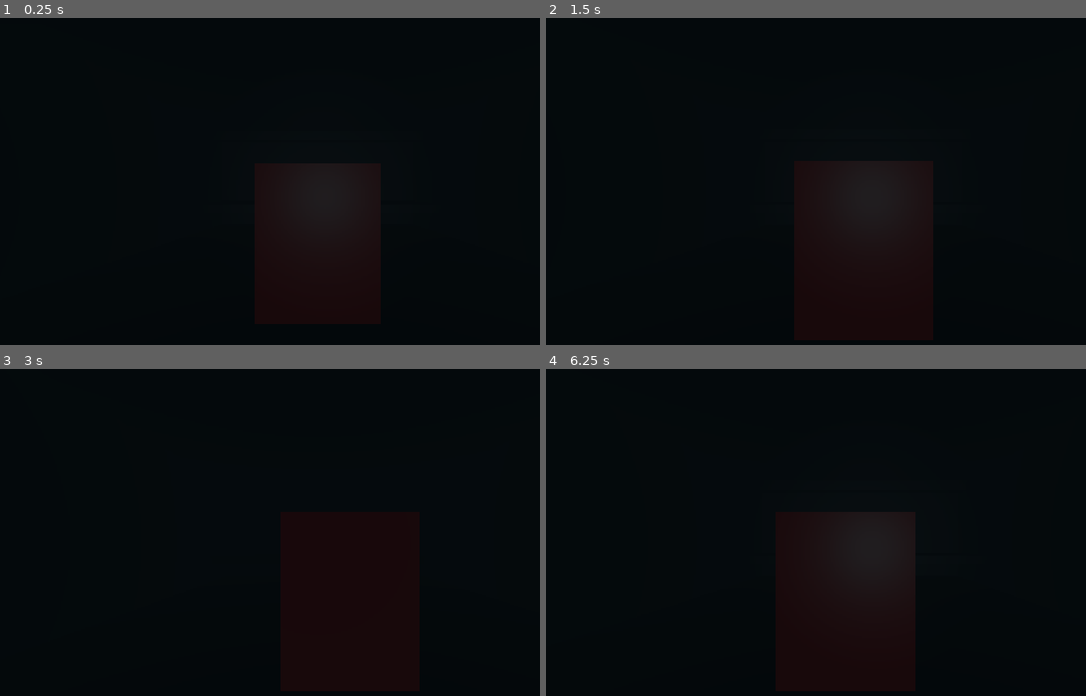
Above: before the commit, frames 1-4 (two rows, left to right).
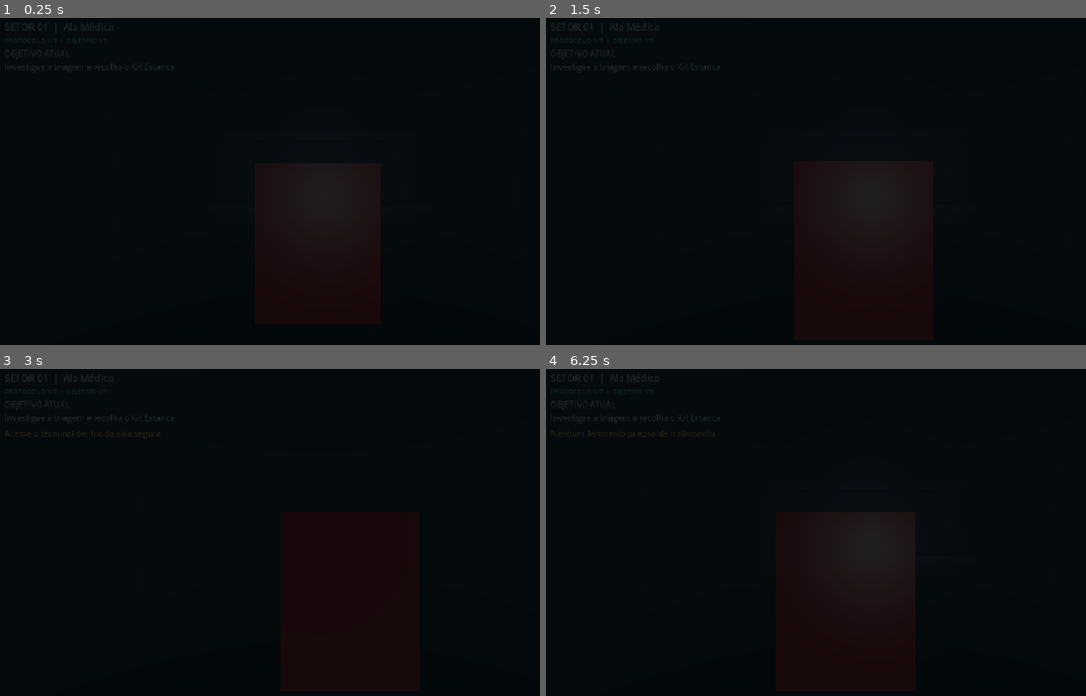
Above: after the commit, the same moments.

Repository: Dracko8891/NEWBORN
Game: Godot game, scene res://scenes/main.tscn
Same seed, same stepped clock (60 frames per second), same inputs: the game is played once before the commit and once after it.
Inputs (mouse positions are in pixels of both pictures, inside the frame that each line leads up to):
- Up to frame 1 (0.25 s): no input
- Up to frame 2 (1.5 s): tap Enter at 0.5 s; move the mouse to (853, 197) at 0.52 s; hold C (crouch) 0.53-1.28 s; hold W (move_forward) from 0.53 s (still down); tap Space at 1.25 s; move the mouse to (913, 194) at 1.27 s; tap X (dynamo) at 1.35 s
- Up to frame 3 (3 s): tap Enter at 2 s; move the mouse to (270, 539) at 2.02 s; hold L (flashlight) 2.03-2.78 s; tap Space at 2.75 s; move the mouse to (324, 542) at 2.77 s; release W (move_forward) at 2.78 s; hold A (move_left) from 2.78 s (still down); tap F (interact) at 2.85 s
- Up to frame 4 (6.25 s): move the mouse to (837, 535) at 3.52 s; release A (move_left) at 3.53 s; hold Shift (sprint) 3.53-4.28 s; hold W (move_forward) 3.53-5.78 s; tap Enter at 4.25 s; move the mouse to (897, 542) at 4.27 s; tap B (use_battery) at 4.35 s; tap Space at 5 s; move the mouse to (832, 545) at 5.02 s; hold H (use_medical) 5.03-5.78 s; move the mouse to (880, 535) at 5.77 s; hold D (move_right) from 5.78 s (still down); tap C (crouch) at 5.85 s

The runs differ from the first frame. In frame 1, less than 0.1% of the frame differs, in the area x 2-30%, y 1-16%; in frame 2, less than 0.1%; in frame 3, less than 0.1%, in the area x 2-30%, y 1-21%; in frame 4, less than 0.1%.

Commit message:
Add chapter HUD, mission signage and chapter-specific quest pickups

Diff:
--- a/chapters/campaign_level.gd
+++ b/chapters/campaign_level.gd
@@ -11,6 +11,10 @@
 	# The main scene is the resume entry point; continue from the saved chapter.
 	if chapter_number == 1 and GameState.chapter > 1:
 		chapter_number = GameState.chapter
+	var campaign_hud := CanvasLayer.new()
+	campaign_hud.name = "CampaignHUD"
+	campaign_hud.set_script(load("res://scripts/campaign_hud.gd"))
+	add_child(campaign_hud)
 	CampaignDirector.begin_chapter(chapter_number)
 	_build_sector()
 	_build_chapter_landmarks()
@@ -96,6 +100,14 @@
 		marker.mesh = sphere
 		marker.material_override = MAT_ALERT
 		trigger.add_child(marker)
+		var objective_sign := Label3D.new()
+		objective_sign.name = "ObjectiveSign"
+		objective_sign.text = "OBJ %02d" % (i + 1)
+		objective_sign.position = Vector3(0, 0.9, 0)
+		objective_sign.font_size = 30
+		objective_sign.billboard = BaseMaterial3D.BILLBOARD_ENABLED
+		objective_sign.modulate = Color(0.45, 0.95, 0.9)
+		trigger.add_child(objective_sign)
 
 func _spawn_hunter() -> void:
 	var hunter_scene := load("res://ai/newborn_hunter.tscn")
@@ -224,19 +236,72 @@
 
 
 func _build_supply_pickups() -> void:
-	var supplies: Array[Dictionary] = [
-		{"id": "kit_estanca", "label": "Kit Estanca", "position": Vector3(-5.5, 0.8, 5.0)},
-		{"id": "battery", "label": "Bateria de lanterna", "position": Vector3(5.5, 0.8, -5.0)}
-	]
-	for supply in supplies:
+	var supplies: Array[Dictionary] = []
+	match chapter_number:
+		1:
+			supplies = [
+				{"id":"kit_estanca","label":"Kit Estanca","position":Vector3(-5.5,0.8,5.0),"consumable":true},
+				{"id":"battery","label":"Bateria de lanterna","position":Vector3(5.5,0.8,-5.0),"consumable":true},
+				{"id":"supervisor_badge","label":"Crachá Supervisor","position":Vector3(5.5,0.8,10.0)},
+				{"id":"pin_note_0719","label":"Anotação do PIN 0719","position":Vector3(-5.5,0.8,-2.0)}
+			]
+		2:
+			supplies = [
+				{"id":"kit_estanca","label":"Kit Estanca","position":Vector3(-5.5,0.8,5.0),"consumable":true},
+				{"id":"battery","label":"Bateria de lanterna","position":Vector3(5.5,0.8,-5.0),"consumable":true},
+				{"id":"calibration_chip_east","label":"Chip de Calibração Leste","position":Vector3(-5.5,0.8,12.0)},
+				{"id":"calibration_chip_west","label":"Chip de Calibração Oeste","position":Vector3(5.5,0.8,2.0)},
+				{"id":"dielectric_key","label":"Chave Dielétrica","position":Vector3(-5.5,0.8,-20.0)}
+			]
+		3:
+			supplies = [
+				{"id":"kit_estanca","label":"Kit Estanca","position":Vector3(-5.5,0.8,5.0),"consumable":true},
+				{"id":"battery","label":"Bateria de lanterna","position":Vector3(5.5,0.8,-5.0),"consumable":true},
+				{"id":"uv_flare","label":"Sinalizador UV","position":Vector3(-5.5,0.8,12.0),"consumable":true},
+				{"id":"alpha_chip","label":"Chip Alpha","position":Vector3(-6.0,0.8,-18.0)},
+				{"id":"tricorder_upgrade","label":"Módulo Tricorder Nv2","position":Vector3(5.5,0.8,-20.0)}
+			]
+		4:
+			supplies = [
+				{"id":"kit_estanca","label":"Kit Estanca","position":Vector3(-5.5,0.8,5.0),"consumable":true},
+				{"id":"battery","label":"Bateria de lanterna","position":Vector3(5.5,0.8,-5.0),"consumable":true},
+				{"id":"gas_mask","label":"Máscara de Gás","position":Vector3(-5.5,0.8,12.0)},
+				{"id":"nitro_sterile","label":"Nitro-Estéril","position":Vector3(5.5,0.8,12.0),"consumable":true},
+				{"id":"nitro_sterile","label":"Nitro-Estéril","position":Vector3(6.5,0.8,12.0),"consumable":true},
+				{"id":"acid_buffer","label":"Ácido Tampão","position":Vector3(-5.5,0.8,-5.0),"consumable":true},
+				{"id":"enzyme","label":"Enzima de Síntese","position":Vector3(5.5,0.8,-18.0),"consumable":true},
+				{"id":"enzyme","label":"Enzima de Síntese","position":Vector3(6.5,0.8,-18.0),"consumable":true},
+				{"id":"enzyme","label":"Enzima de Síntese","position":Vector3(7.5,0.8,-18.0),"consumable":true},
+				{"id":"beta_chip","label":"Chip Beta","position":Vector3(6.0,0.8,-25.0)}
+			]
+		5:
+			supplies = [
+				{"id":"kit_estanca","label":"Kit Estanca","position":Vector3(-5.5,0.8,5.0),"consumable":true},
+				{"id":"battery","label":"Bateria de lanterna","position":Vector3(5.5,0.8,-5.0),"consumable":true},
+				{"id":"gamma_chip","label":"Chip Gamma","position":Vector3(-6.0,0.8,-25.0)},
+				{"id":"electric_arc","label":"Arco Elétrico","position":Vector3(6.0,0.8,10.0)}
+			]
+		6:
+			supplies = [
+				{"id":"kit_estanca","label":"Kit Estanca","position":Vector3(-5.5,0.8,5.0),"consumable":true},
+				{"id":"battery","label":"Bateria de lanterna","position":Vector3(5.5,0.8,-5.0),"consumable":true},
+				{"id":"omega_master_card","label":"Cartão Mestre Ômega","position":Vector3(-6.0,0.8,-27.0)}
+			]
+		7:
+			supplies = [
+				{"id":"kit_estanca","label":"Kit Estanca","position":Vector3(-5.5,0.8,5.0),"consumable":true},
+				{"id":"battery","label":"Bateria de lanterna","position":Vector3(5.5,0.8,-5.0),"consumable":true}
+			]
+	for index in range(supplies.size()):
+		var supply: Dictionary = supplies[index]
 		var pickup := Area3D.new()
-		pickup.name = "Pickup_" + str(supply.id)
+		pickup.name = "Pickup_%s_%02d" % [str(supply.id), index + 1]
 		pickup.position = supply.position
 		pickup.set_script(load("res://scripts/item_pickup.gd"))
 		pickup.set("item_id", str(supply.id))
 		pickup.set("display_name", str(supply.label))
-		pickup.set("is_consumable", true)
-		pickup.set("pickup_id", "c%d_%s" % [chapter_number, str(supply.id)])
+		pickup.set("is_consumable", bool(supply.get("consumable", false)))
+		pickup.set("pickup_id", "c%d_%s_%02d" % [chapter_number, str(supply.id), index + 1])
 		add_child(pickup)
 		var pickup_collision := CollisionShape3D.new()
 		var pickup_shape := SphereShape3D.new()
@@ -247,7 +312,7 @@
 		var marker_mesh := BoxMesh.new()
 		marker_mesh.size = Vector3(0.45, 0.45, 0.45)
 		marker.mesh = marker_mesh
-		marker.material_override = MAT_ALERT if str(supply.id) == "kit_estanca" else MAT_FLOOR
+		marker.material_override = MAT_ALERT if str(supply.id) in ["kit_estanca", "gas_mask", "omega_master_card"] else MAT_FLOOR
 		pickup.add_child(marker)
 
 func _build_hide_spots() -> void:
@@ -283,7 +348,7 @@
 		spot.add_child(collision)
 
 
-func _add_puzzle_station(id: String, label: String, instructions: String, choices: Array[String], solution: Array[String], position: Vector3, flag: String = "") -> void:
+func _add_puzzle_station(id: String, label: String, instructions: String, choices: Array[String], solution: Array[String], position: Vector3, flag: String = "", required_items: Dictionary = {}) -> void:
 	var station := Area3D.new()
 	station.name = "PuzzleStation_" + id
 	station.position = position
@@ -294,6 +359,7 @@
 	station.set("choices", choices)
 	station.set("solution", solution)
 	station.set("success_flag", flag)
+	station.set("required_items", required_items)
 	add_child(station)
 	var collision := CollisionShape3D.new()
 	var shape := BoxShape3D.new()
@@ -311,29 +377,29 @@
 func _build_chapter_puzzle_stations() -> void:
 	match chapter_number:
 		1:
-			_add_puzzle_station("medical_pin", "FECHADURA 0719", "Use a anotação encontrada na triagem.", ["0", "1", "2", "3", "4", "5", "6", "7", "8", "9"], ["0", "7", "1", "9"], Vector3(-6.5, 1.0, -10.0))
-			_add_puzzle_station("medical_relays", "RELÉS MÉDICOS", "Restaure os dois relés identificados no painel.", ["cyan", "amber"], ["cyan", "amber"], Vector3(6.0, 1.0, -10.0))
+			_add_puzzle_station("medical_pin", "FECHADURA 0719", "Use a anotação encontrada na triagem.", ["0", "1", "2", "3", "4", "5", "6", "7", "8", "9"], ["0", "7", "1", "9"], Vector3(-6.5, 1.0, -10.0), "", {"pin_note_0719":1})
+			_add_puzzle_station("medical_relays", "RELÉS MÉDICOS", "Restaure os dois relés identificados no painel.", ["cyan", "amber"], ["cyan", "amber"], Vector3(6.0, 1.0, -10.0), "", {"supervisor_badge":1})
 		2:
-			_add_puzzle_station("dna_matrix", "MATRIZ DE CALIBRAGEM", "Calibre primeiro o canal Leste e depois o Oeste.", ["east", "west"], ["east", "west"], Vector3(0, 1.0, -8.0))
-			_add_puzzle_station("set_flag", "CAMPO DA ALA LESTE", "Desative o campo magnético para liberar a passagem.", ["desativar"], ["desativar"], Vector3(6.0, 1.0, 8.0), "east_field_disabled")
+			_add_puzzle_station("dna_matrix", "MATRIZ DE CALIBRAGEM", "Calibre primeiro o canal Leste e depois o Oeste.", ["east", "west"], ["east", "west"], Vector3(0, 1.0, -8.0), "", {"calibration_chip_east":1, "calibration_chip_west":1})
+			_add_puzzle_station("set_flag", "CAMPO DA ALA LESTE", "Use a Chave Dielétrica para desativar o campo magnético.", ["desativar"], ["desativar"], Vector3(6.0, 1.0, 8.0), "east_field_disabled", {"dielectric_key":1})
 		3:
 			_add_puzzle_station("therapy_melody", "TERAPIA SONORA", "Reproduza a gravação: Dó, Mi, Sol, Ré, Lá.", ["C", "E", "G", "D", "A"], ["C", "E", "G", "D", "A"], Vector3(0, 1.0, 4.0))
-			_add_puzzle_station("set_flag", "LEITOR DE CHIP ALFA", "Aproxime o chip Alfa e atualize o Tricorder.", ["sincronizar"], ["sincronizar"], Vector3(-6.0, 1.0, -18.0), "alpha_chip_recovered")
+			_add_puzzle_station("set_flag", "LEITOR DE CHIP ALFA", "Sincronize o Chip Alpha e instale o módulo do Tricorder.", ["sincronizar"], ["sincronizar"], Vector3(-6.0, 1.0, -18.0), "alpha_chip_recovered", {"alpha_chip":1, "tricorder_upgrade":1})
 		4:
-			_add_puzzle_station("set_flag", "DRENAGEM DE AMÔNIA", "Abra a linha de purga e confirme a leitura segura.", ["drenar"], ["drenar"], Vector3(0, 1.0, 8.0), "ammonia_fog_drained")
+			_add_puzzle_station("set_flag", "DRENAGEM DE AMÔNIA", "Equipe a Máscara de Gás e abra a linha de purga.", ["drenar"], ["drenar"], Vector3(0, 1.0, 8.0), "ammonia_fog_drained", {"gas_mask":1})
 			_add_puzzle_station("genesis_valves", "GALERIA DE VÁLVULAS", "Ordem de fluxo: Azul → Verde → Vermelha.", ["blue", "green", "red"], ["blue", "green", "red"], Vector3(0, 1.0, -18.0))
-			_add_puzzle_station("set_flag", "CHIP BETA", "Recupere o chip do compartimento drenado.", ["recuperar"], ["recuperar"], Vector3(6.0, 1.0, -25.0), "beta_chip_recovered")
+			_add_puzzle_station("set_flag", "CHIP BETA", "Sincronize o Chip Beta recuperado no compartimento drenado.", ["recuperar"], ["recuperar"], Vector3(6.0, 1.0, -25.0), "beta_chip_recovered", {"beta_chip":1})
 		5:
 			_add_puzzle_station("reactor_shutdown", "PROCEDIMENTO DO REATOR", "Apague as luzes e opere os braços: esquerdo, central, direito.", ["lights_off", "arm_left", "arm_center", "arm_right"], ["lights_off", "arm_left", "arm_center", "arm_right"], Vector3(0, 1.0, -12.0))
 			_add_puzzle_station("set_flag", "CONTROLE DOS BRAÇOS", "Confirme a operação dos três braços robóticos.", ["confirmar"], ["confirmar"], Vector3(6.0, 1.0, 10.0), "robot_arms_operated")
-			_add_puzzle_station("set_flag", "COFRE GAMA", "Retire o Chip Gama após estabilizar o núcleo.", ["retirar"], ["retirar"], Vector3(-6.0, 1.0, -25.0), "gamma_chip_recovered")
+			_add_puzzle_station("set_flag", "COFRE GAMA", "Sincronize o Chip Gamma após estabilizar o núcleo.", ["retirar"], ["retirar"], Vector3(-6.0, 1.0, -25.0), "gamma_chip_recovered", {"gamma_chip":1})
 		6:
 			_add_puzzle_station("omega_biochips", "MATRIZ EVOLUTIVA", "Ordene os estágios: Celular, Esquelético, Neural, Despertar.", ["cellular", "skeletal", "neural", "awakening"], ["cellular", "skeletal", "neural", "awakening"], Vector3(0, 1.0, -14.0))
 			_add_puzzle_station("set_flag", "DOWNLOAD ÔMEGA", "Inicie e confirme a extração dos dados do terminal.", ["iniciar"], ["iniciar"], Vector3(6.0, 1.0, -24.0), "omega_download_complete")
-			_add_puzzle_station("set_flag", "CARTÃO MESTRE ÔMEGA", "Retire o cartão mestre do terminal.", ["retirar"], ["retirar"], Vector3(-6.0, 1.0, -27.0), "omega_master_card_recovered")
+			_add_puzzle_station("set_flag", "CARTÃO MESTRE ÔMEGA", "Valide o Cartão Mestre Ômega recolhido.", ["retirar"], ["retirar"], Vector3(-6.0, 1.0, -27.0), "omega_master_card_recovered", {"omega_master_card":1})
 			_add_puzzle_station("set_flag", "CERCO SOBREVIVIDO", "Confirme que a contenção foi atravessada.", ["confirmar"], ["confirmar"], Vector3(0, 1.0, -30.0), "omega_siege_survived")
 		7:
 			_add_puzzle_station("hangar_couplings", "ACOPLAMENTOS HIDRÁULICOS", "Conecte os três acoplamentos na ordem 1, 2 e 3.", ["1", "2", "3"], ["1", "2", "3"], Vector3(0, 1.0, -8.0))
-			_add_puzzle_station("set_flag", "LEITOR ÔMEGA", "Insira o Cartão Mestre Ômega.", ["inserir"], ["inserir"], Vector3(-6.0, 1.0, -25.0), "omega_card_inserted")
+			_add_puzzle_station("set_flag", "LEITOR ÔMEGA", "Insira o Cartão Mestre Ômega recuperado no Berçário.", ["inserir"], ["inserir"], Vector3(-6.0, 1.0, -25.0), "omega_card_inserted", {"omega_master_card":1})
 			_add_puzzle_station("set_flag", "CABINE OVERRIDE", "Execute a sequência de abertura do hangar.", ["override"], ["override"], Vector3(6.0, 1.0, -25.0), "hangar_override_complete")
 			_add_puzzle_station("set_flag", "SELAMENTO EXTERNO", "Acione o selo manual e alcance a superfície.", ["selar"], ["selar"], Vector3(0, 1.0, -32.0), "surface_escape_complete")
